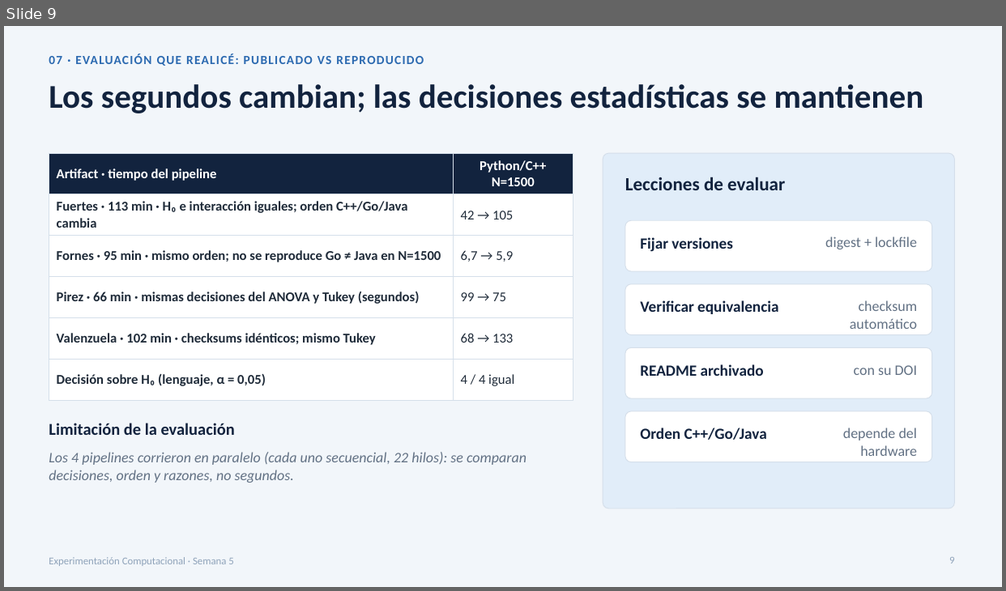
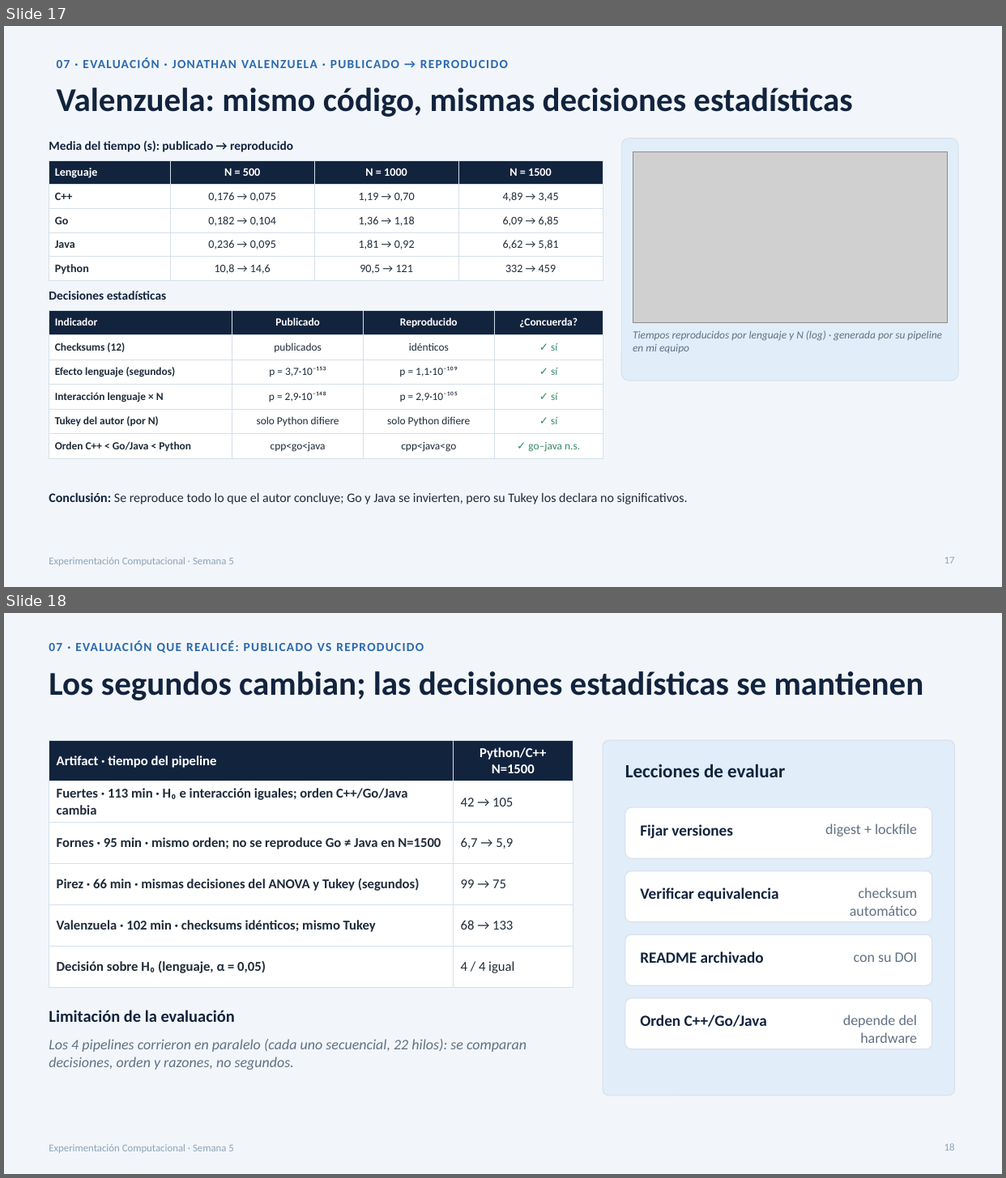
Before and after one commit to Pmiqueles-usach/Modulo2-Inv-experimental, a slide deck: docs/presentaciones/Presentacion_Semana_5_Publicacion_y_Evaluacion_Cruzada.pptx. Shown one above the other, each under a label of ours: slide 9 before the commit, slides 17 and 18 after it. The pictures are 1006x591 and 1006x1178 pixels, drawn with LibreOffice and Linux fonts; fonts in the diff are those of the drawing; grey boxes stand for pictures. Boxes give left, top, right and bottom in pixels: in the first picture for what was removed or moved away, otherwise in the second. Text is boxed around its words. In the diff, an @@ line names an element or a change of style, - is before the commit and + after.

Commit message:
docs(semana-5): detalle por compañero en la presentación de evaluación cruzada
- Lámina de contenido mínimo publicado (enunciado) para los 4 depósitos.
- Dos láminas por compañero: reproducción (pasos, dificultades, dictamen)
  y resultados publicado vs reproducido, con notas del orador.
- Evaluación de Fuertes: el README archivado no incluye el DOI.

```diff
--- a/docs/presentaciones/Presentacion_Semana_5_Publicacion_y_Evaluacion_Cruzada.pptx
+++ b/docs/presentaciones/Presentacion_Semana_5_Publicacion_y_Evaluacion_Cruzada.pptx
@@ slide 17 added at (4, 26, 1002, 587), background #F2F6FA; not listed: 1 template element that a slide beside it also shows @@
@@ text added at (57, 58, 508, 68), 12 pt, text #2B69B0, bold @@
+07 · EVALUACIÓN · JONATHAN VALENZUELA · PUBLICADO → REPRODUCIDO
@@ title added at (57, 88, 852, 117), 32 pt, text #12233E, bold @@
+Valenzuela: mismo código, mismas decisiones estadísticas
@@ text added at (49, 140, 293, 152), 12 pt, text #12233E, bold @@
+Media del tiempo (s): publicado → reproducido
@@ rounded rectangle added at (621, 139, 958, 381), fill #E1EDF9, outline #D5DFEA 0.75 pt @@
@@ table added at (49, 160, 603, 280), 5 rows, 4 columns @@
+Lenguaje | N = 500 | N = 1000 | N = 1500
+C++ | 0,176 → 0,075 | 1,19 → 0,70 | 4,89 → 3,45
+Go | 0,182 → 0,104 | 1,36 → 1,18 | 6,09 → 6,85
+Java | 0,236 → 0,095 | 1,81 → 0,92 | 6,62 → 5,81
+Python | 10,8 → 14,6 | 90,5 → 121 | 332 → 459
@@ picture added at (633, 152, 948, 323) @@
@@ text added at (49, 291, 166, 300), 12 pt, text #12233E, bold @@
+Decisiones estadísticas
@@ table added at (49, 310, 603, 459), 6 rows, 4 columns @@
+Indicador | Publicado | Reproducido | ¿Concuerda?
+Checksums (12) | publicados | idénticos | ✓ sí
+Efecto lenguaje (segundos) | p = 3,7·10⁻¹⁵³ | p = 1,1·10⁻¹⁰⁹ | ✓ sí
+Interacción lenguaje × N | p = 2,9·10⁻¹⁴⁸ | p = 2,9·10⁻¹⁰⁵ | ✓ sí
+Tukey del autor (por N) | solo Python difiere | solo Python difiere | ✓ sí
+Orden C++ < Go/Java < Python | cpp<go<java | cpp<java<go | ✓ go–java n.s.
@@ text added at (633, 331, 942, 353), 10.5 pt, text #627184, italic @@
+Tiempos reproducidos por lenguaje y N (log) · generada por su pipeline en mi equipo
@@ text added at (49, 493, 688, 505), 12.5 pt, text #1F2B39 @@
+Conclusión: Se reproduce todo lo que el autor concluye; Go y Java se invierten, pero su Tukey los declara no significativos.
@@ page number added at (944, 557, 955, 564), 10 pt, text #8FA3BA @@
+17
@@ what was slide 9 is now slide 18 @@
@@ page number at (944, 1144, 955, 1151): text changed @@
-9
+18
```
Also in this commit, not shown: 1 slide changed, 8 other slides added, 2 other files.
